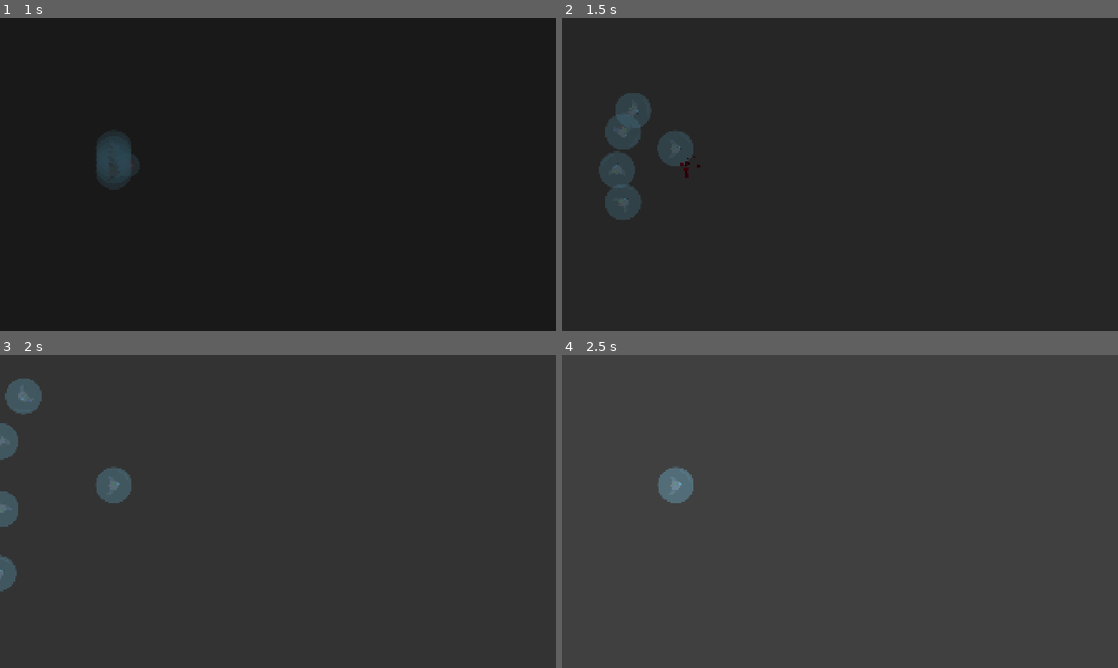
Above: before the commit, frames 1-4 (two rows, left to right).
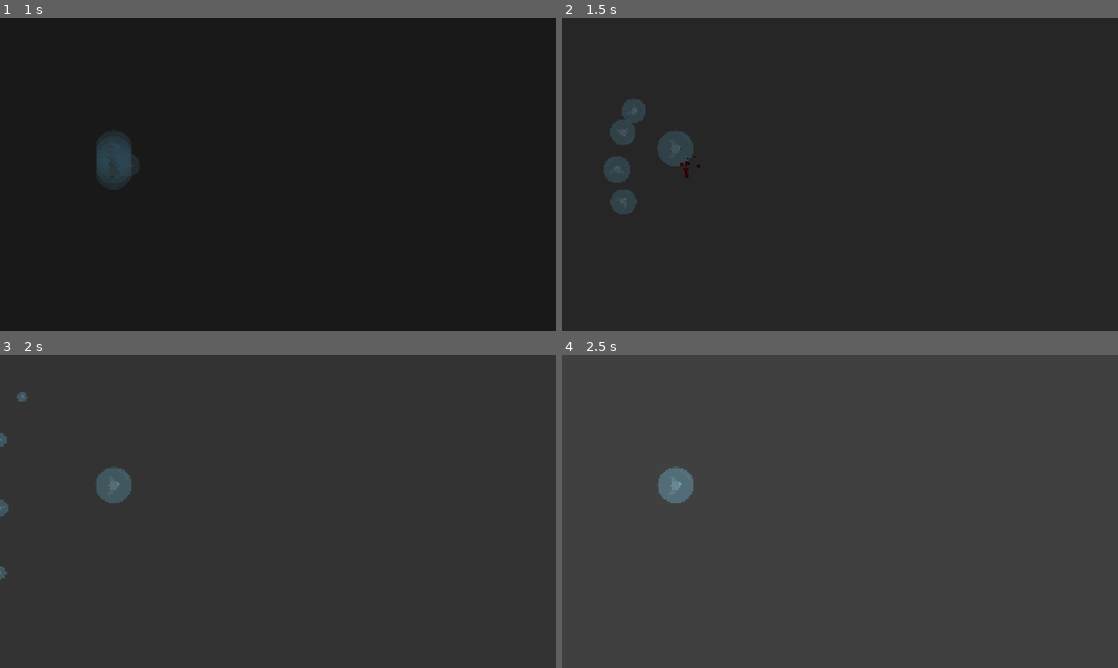
Above: after the commit, the same moments.

Repository: tfmertz/gamedevtv-jam-2026
Game: Godot game, scene res://scene/test/tom_test_level.tscn
The game is run twice, just before and just after one commit, with the same random seed, the same clock (stepped at 60 frames per second) and the same inputs. This scene is started directly instead of the project's main scene.
Inputs:
- Up to frame 1 (1 s): tap Enter at 0.5 s; hold D (move_right) from 0.53 s (still down); tap F (cycle_formation) at 0.6 s
- Up to frame 2 (1.5 s): release D (move_right) at 1.28 s; hold S (move_down) from 1.28 s (still down); tap R (cycle_spacing) at 1.35 s
- Up to frame 3 (2 s): keep holding S (move_down)
- Up to frame 4 (2.5 s): release S (move_down) at 2.03 s; hold D (move_right) from 2.03 s (still down); tap G (sort_ships) at 2.1 s

Frame 1 is identical in both runs. In frame 2, 1.0% of the frame differs, in the area x 6-17%, y 24-65%; in frame 3, 1.3%, in the area x 0-8%, y 7-76%; in frame 4, nothing differs.
Error before the commit: Invalid call. Nonexistent function 'add_scrap' in base 'Nil'. (res://src/ship_node.gd:126)
Error after the commit: Invalid call. Nonexistent function 'add_scrap' in base 'Nil'. (res://src/ship_node.gd:131)

Commit message:
misc stuff

Diff:
--- a/src/enemy.gd
+++ b/src/enemy.gd
@@ -86,7 +86,7 @@
 		return
 	var is_explosion := false
 	# only explode on collisions with nodes or player
-	if area.is_in_group("node"):
+	if area.is_in_group("node") or area.is_in_group("connections"):
 		GameManager.shake_camera(20.0)
 		is_explosion = true
 	_die(is_explosion)
--- a/src/player_group.gd
+++ b/src/player_group.gd
@@ -82,6 +82,7 @@
 		#remove -2 because we just added a new connection between the second to last ship and this one,
 		#so trim the connection between second to last and first, then add one between newest and first
 		if ships.size() > 3:
+			connections[-2].remove_from_group("connections")
 			connections[-2].queue_free()
 			connections.remove_at(-2)
 		var connection2 = ship_conn_scene.instantiate()
@@ -173,6 +174,7 @@
 
 	if deleted_ship_idx.size() > 0 or toggle_ship_grouping:
 		for connection in connections:
+			connection.remove_from_group("connections")
 			connection.queue_free()
 		connections.clear()
 
--- a/src/shield.gd
+++ b/src/shield.gd
@@ -8,6 +8,7 @@
 
 @onready var sprite_2d: Sprite2D = $Sprite2D
 @onready var collision_shape_2d: CollisionShape2D = $CollisionShape2D
+@onready var enemy_collision_shape_2d: CollisionShape2D = $EnemyCollisionShape2D
 
 var tween : Tween
 var tween_scale : Tween
--- a/src/ship_connection_edge.gd
+++ b/src/ship_connection_edge.gd
@@ -7,6 +7,7 @@
 
 # Called when the node enters the scene tree for the first time.
 func _ready() -> void:
+	add_to_group("connections")
 	z_index = -1
 
 
--- a/src/ship_node.gd
+++ b/src/ship_node.gd
@@ -8,6 +8,7 @@
 var speed := 250
 var terminal_speed := 500
 var terminal_rotation := PI*randf_range(3.0,6.0)
+var terminal_size := Vector2.ZERO
 var ship_type: ShipType
 var velocity := Vector2.ZERO
 var velocity_dir := Vector2.ZERO
@@ -26,6 +27,9 @@
 	screen_size = get_viewport_rect()
 	$bullet_timer.start()
 	$CrashTimer.wait_time = randf_range(0.75, 1.5)
+	var last_size = randf_range(0.2, 0.8)
+	terminal_size = Vector2(last_size, last_size)
+
 
 func register_parent(new_parent) -> void:
 	parent = new_parent
@@ -88,6 +92,7 @@
 		velocity_dir = terminal_velocity_dir
 		speed = terminal_speed
 		rotation += terminal_rotation * delta
+		scale -= terminal_size * delta
 	# Only move if velocity_dir is a meaningful number
 	if not velocity_dir.is_zero_approx():
 		# calculate ship velocity
